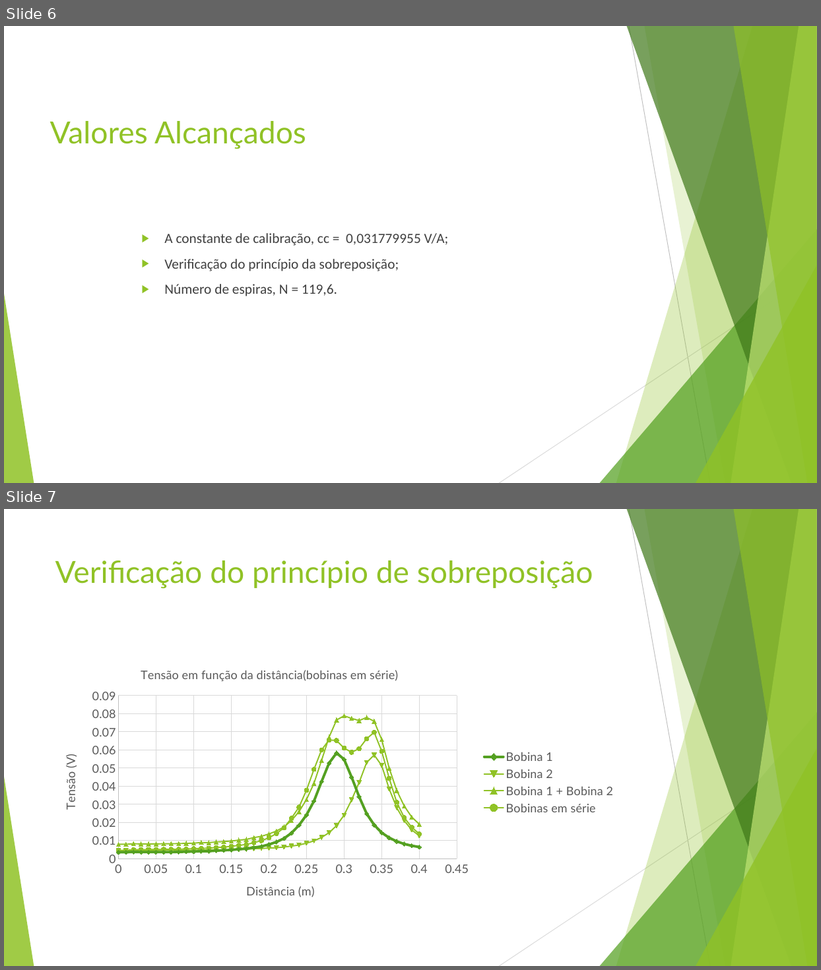
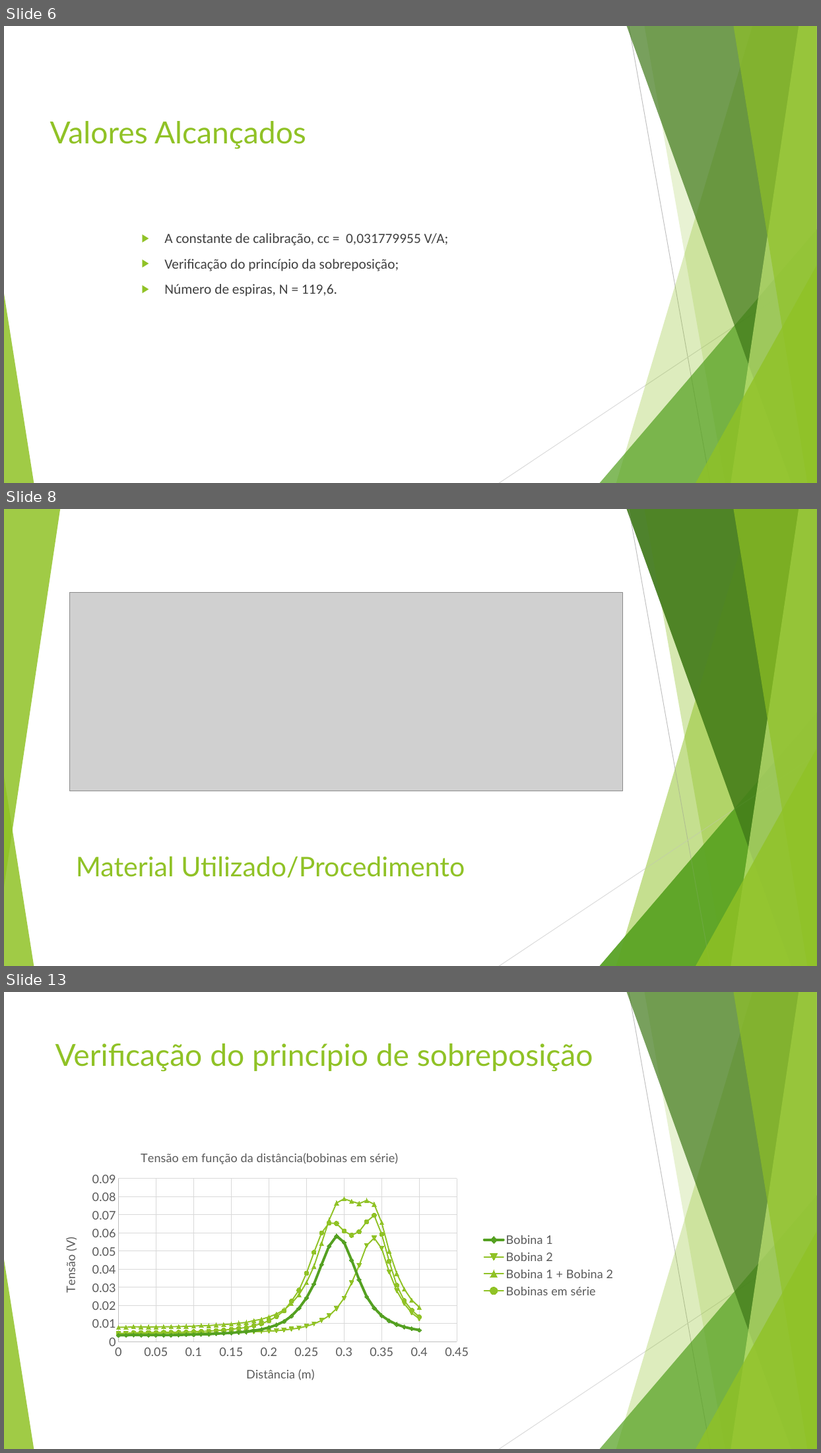
Before and after one commit to jok1n9/MCE, a slide deck: AprestOralMCE.pptx. Shown one above the other, each under a label of ours: slides 6 and 7 before the commit, slides 6, 8 and 13 after it; the slides between them are not shown. The pictures are 821x970 and 821x1453 pixels, drawn with LibreOffice and Linux fonts; fonts in the diff are those of the drawing; grey boxes stand for pictures. Boxes give left, top, right and bottom in pixels: in the first picture for what was removed or moved away, otherwise in the second. Text is boxed around its words. In the diff, an @@ line names an element or a change of style, - is before the commit and + after.

```diff
--- a/AprestOralMCE.pptx
+++ b/AprestOralMCE.pptx
@@ slide 8 added at bbox=[4, 509, 817, 966], background #FFFFFF; not listed: 8 template elements that a slide beside it also shows @@
@@ group added at bbox=[4, 509, 817, 966]: 5 freeform shapes, 3 triangles, 2 lines @@
@@ picture added at bbox=[70, 593, 622, 791] @@
@@ title added at bbox=[76, 856, 465, 878], 32 pt, text #90C226 @@
+Material Utilizado/Procedimento
@@ what was slide 7 is now slide 13 @@
```
Also in this commit, not shown: 5 other slides added, 1 other file.
